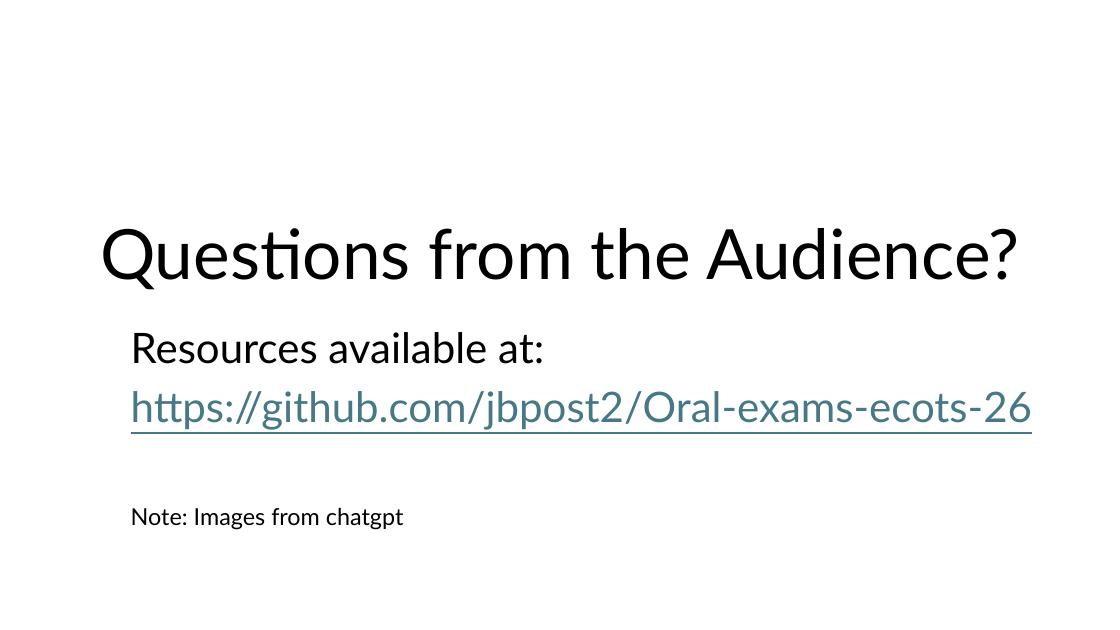
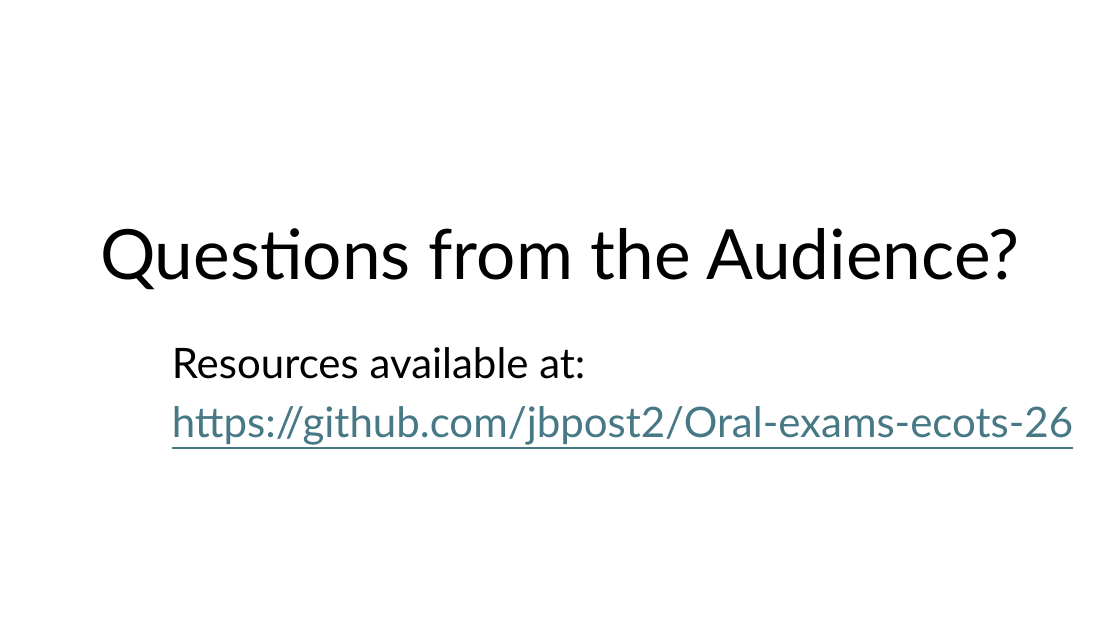
Before and after one commit to jbpost2/Oral-exams-ecots-26, a slide deck: slide 17 of eCOTS 2026 Oral Exams.pptx (slide 16 before the commit). Drawn at 1120x630 pixels with LibreOffice and Linux fonts; fonts in the diff are those of the drawing; background and template pictures are left out. Boxes give left, top, right and bottom in pixels: in the first picture for what was removed or moved away, otherwise in the second. Text is boxed around its words. In the diff, an @@ line names an element or a change of style, - is before the commit and + after.

```diff
--- a/eCOTS 2026 Oral Exams.pptx
+++ b/eCOTS 2026 Oral Exams.pptx
@@ text "Resources available at:": place and size @@
-text "Resources available at:" at [131, 332, 1032, 530]
+text "Resources available at:" at [172, 347, 1073, 445]
@@ text at [131, 507, 404, 530]: paragraph removed @@
-Note: Images from chatgpt
```
Also in this commit, not shown: 1 other slide changed, 1 slide added.
